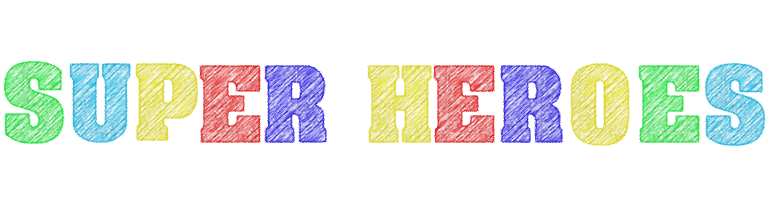
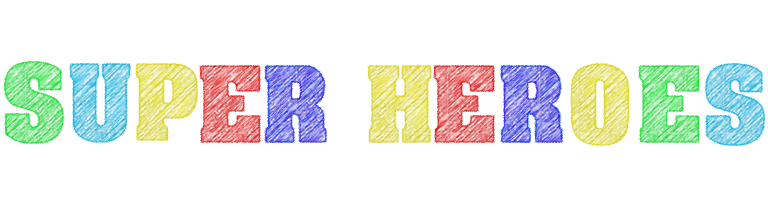
Layer changes from the first 768×200 image to the second:
added layer "Layer 4" above "Layer 3" over [501, 65, 564, 144]
added layer "Layer 3" above "Layer 2" over [264, 65, 327, 144]
